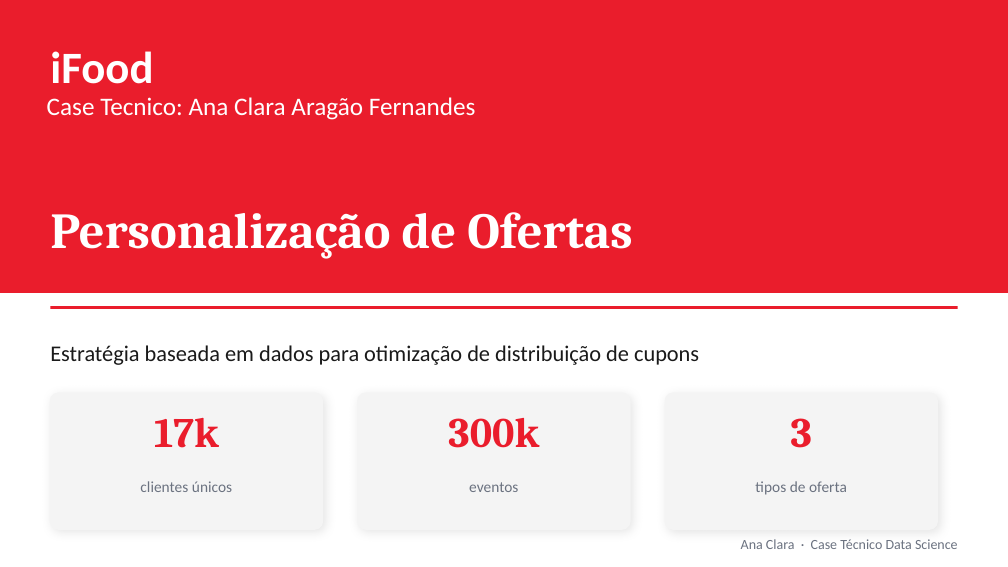
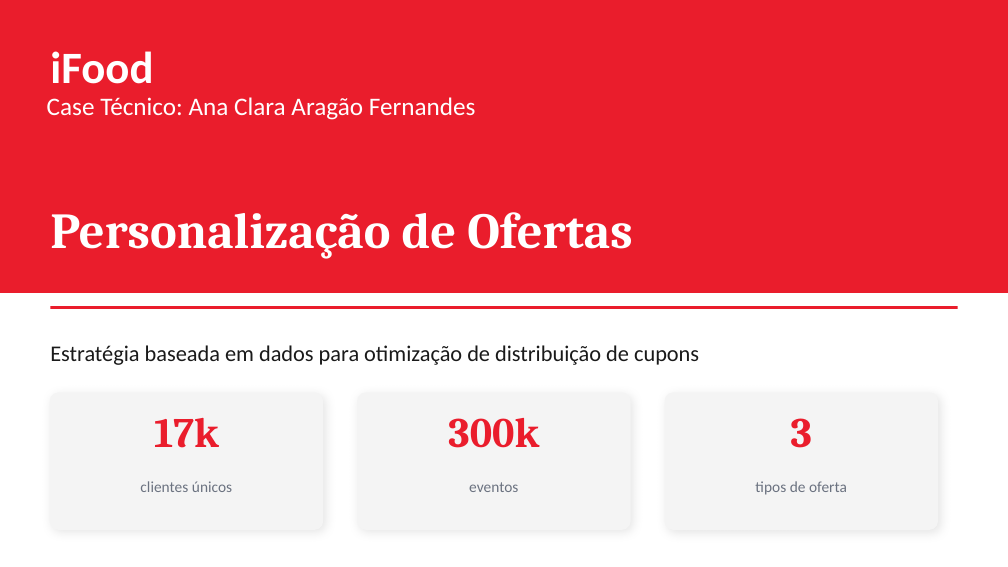
Before and after one commit to ana-clara-fernandes/ifood-case202606, a slide deck: slide 1 of presentation/ifood_case_presentation_AnaClaraFernandes.pptx. Drawn at 1008x567 pixels with LibreOffice and Linux fonts; fonts in the diff are those of the drawing. Boxes give left, top, right and bottom in pixels: in the first picture for what was removed or moved away, otherwise in the second. Text is boxed around its words. In the diff, an @@ line names an element or a change of style, - is before the commit and + after.

```diff
--- a/presentation/ifood_case_presentation_AnaClaraFernandes.pptx
+++ b/presentation/ifood_case_presentation_AnaClaraFernandes.pptx
@@ text at bbox=[47, 97, 476, 120]: text changed @@
-Case Tecnico: Ana Clara Aragão Fernandes
+Case Técnico: Ana Clara Aragão Fernandes
@@ text removed at bbox=[741, 539, 958, 549] @@
-Ana Clara · Case Técnico Data Science
```
Also in this commit, not shown: 4 other slides changed, 2 slides added, 1 other file.
